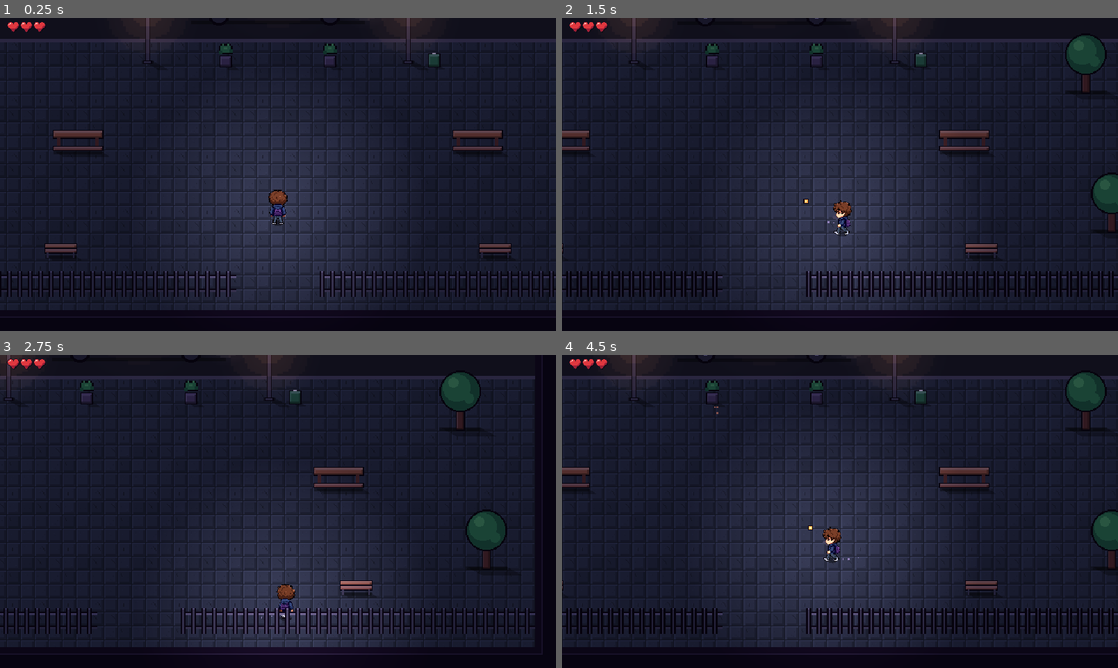
Above: before the commit, frames 1-4 (two rows, left to right).
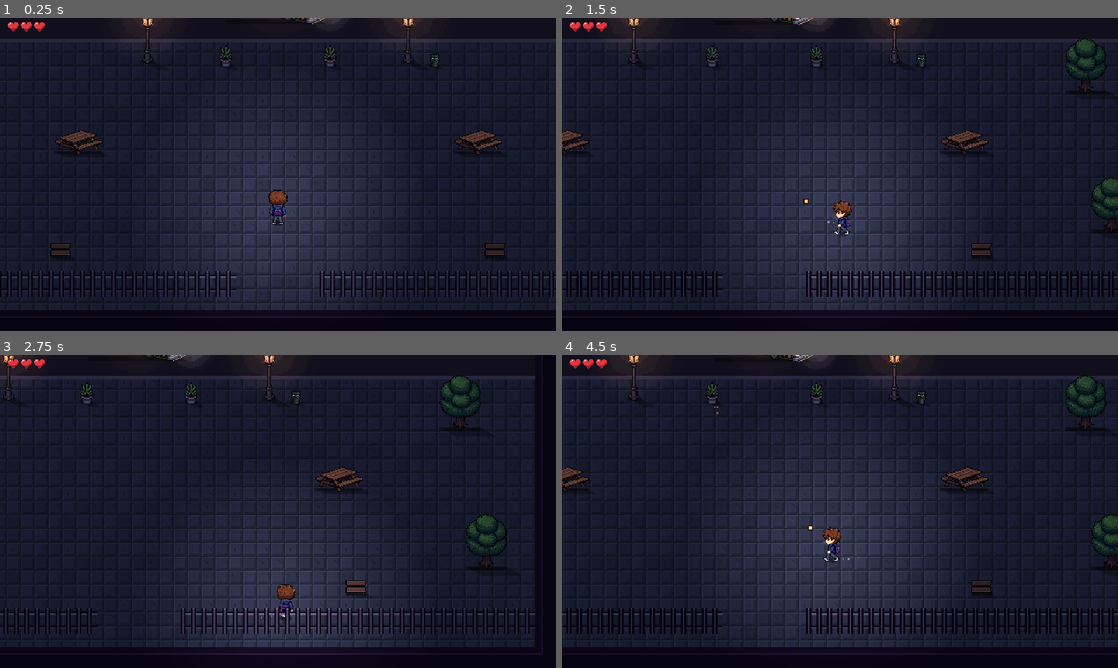
Above: after the commit, the same moments.

Repository: JorgeVitor30/iferno
Game: Godot game, scene res://scenes/main.tscn
Same seed, same stepped clock (60 frames per second), same inputs: the game is played once before the commit and once after it.
Inputs (mouse positions are in pixels of both pictures, inside the frame that each line leads up to):
- Up to frame 1 (0.25 s): no input
- Up to frame 2 (1.5 s): move the mouse to (962, 158) at 0.52 s; hold D (move_right) 0.53-1.28 s; tap Space (dodge) at 0.6 s; move the mouse to (728, 190) at 1.27 s; hold S (move_down) from 1.28 s (still down); click (728, 190) at 1.35 s
- Up to frame 3 (2.75 s): move the mouse to (333, 442) at 2.02 s; release S (move_down) at 2.03 s; hold D (move_right) from 2.03 s (still down); tap Space (dodge) at 2.1 s
- Up to frame 4 (4.5 s): move the mouse to (812, 574) at 2.77 s; release D (move_right) at 2.78 s; hold W (move_up) 2.78-3.53 s; click (812, 574) at 2.85 s; move the mouse to (1006, 558) at 3.52 s; hold A (move_left) from 3.53 s (still down); tap Space (dodge) at 3.6 s; move the mouse to (673, 464) at 4.27 s; click (673, 464) at 4.35 s

The runs differ from the first frame. In frame 1, 1.9% of the frame differs, in the area x 8-92%, y 0-77%; in frame 2, 2.3%, in the area x 0-100%, y 0-77%; in frame 3, 2.1%; in frame 4, 2.3%.

Commit message:
art(props): troca móveis e ônibus por pixel art com cara de 3D
26 objetos de cenário e o ônibus gerados no SpriteCook (Pixel Engine) em
vista 3/4 com topo, frente e lado visíveis. tools/build_clean_props.py
separa o objeto principal e reduz pra densidade do protagonista; prop.gd
usa o sprite quando existe e os tamanhos/colisões seguem as imagens.

Co-Authored-By: Claude Opus 5.5 <noreply@anthropic.com>

Diff:
--- a/scripts/bus.gd
+++ b/scripts/bus.gd
@@ -5,10 +5,11 @@
 
 signal boarded(player: Node2D)
 
-const SIZE := Vector2(212, 96) # tamanho na tela (desenhado em pixel grosso, 106x48 de arte)
+const TEX := preload("res://assets/props/clean/onibus.png") # sprite 3D (SpriteCook)
+const SIZE := Vector2(127, 64)
 
-@export var door_x := 60.0          # centro da porta, relativo ao meio do ônibus
-@export var exhaust := Vector2(-94, -10) # saída do escapamento, relativa à origem
+@export var door_x := 38.0          # centro da porta, relativo ao meio do ônibus
+@export var exhaust := Vector2(-62, -10) # saída do escapamento, relativa à origem
 @export var idle_shake_interval := 0.07 # o motor "pula" 1px nesse ritmo
 
 var _sprite := Node2D.new() # o desenho do ônibus (treme com o motor)
@@ -21,8 +22,8 @@
 	var size := SIZE
 	_sprite.draw.connect(_draw_bus)
 	add_child(_sprite)
-	Fx.glow(_sprite, Vector2(100, -30), 30.0, Color("fce6bd"), 0.6) # farol
-	Fx.glow(_sprite, Vector2(0, -60), 70.0, Color("ffb060"), 0.25)  # luz de dentro
+	Fx.glow(_sprite, Vector2(60, -14), 26.0, Color("fce6bd"), 0.6) # farol
+	Fx.glow(_sprite, Vector2(0, -36), 56.0, Color("ffb060"), 0.25)  # luz de dentro
 	_add_body(size)
 	_add_door()
 	_setup_smoke()
@@ -84,44 +85,12 @@
 				img.set_pixel(x, y, Color.WHITE)
 	return ImageTexture.create_from_image(img)
 
-## Ônibus verde no estilo clean (unidades de arte, 2px cada). Origem = meio da base.
+## Ônibus (sprite 3D), espelhado pra frente ficar virada pra direita. Origem = meio da base.
 func _draw_bus() -> void:
-	var c := _sprite
-	c.draw_set_transform(Vector2.ZERO, 0.0, Vector2(2, 2))
-	var o := Fx.OUTLINE
-	var green := Color("2f7a5a")
-	var green_l := Color("4a9a6a")
-	var green_d := Color("1f5a42")
-	c.draw_rect(Rect2(-50, -1, 100, 2), Color(0, 0, 0, 0.35))      # sombra
-	c.draw_rect(Rect2(-54, -46, 108, 42), o)
-	c.draw_rect(Rect2(-53, -45, 106, 40), green)
-	c.draw_rect(Rect2(-53, -45, 106, 2), green_l)
-	c.draw_rect(Rect2(-53, -12, 106, 7), green_d)                   # saia
-	c.draw_rect(Rect2(-53, -20, 106, 2), Color("e0d8d0"))           # faixa
-	# janelas iluminadas
-	var x := -48
-	while x < 22:
-		c.draw_rect(Rect2(x - 1, -40, 12, 14), o)
-		c.draw_rect(Rect2(x, -39, 10, 12), Color("f0c878"))
-		c.draw_rect(Rect2(x, -39, 10, 2), Color("fce6bd"))
-		x += 14
-	# porta (onde o jogador entra) e para-brisa
-	c.draw_rect(Rect2(26, -40, 14, 35), o)
-	c.draw_rect(Rect2(27, -39, 12, 33), Color("2a3a4a"))
-	c.draw_rect(Rect2(32, -39, 1, 33), o)
-	c.draw_rect(Rect2(43, -40, 9, 20), o)
-	c.draw_rect(Rect2(44, -39, 8, 18), Color("6aa8c8"))
-	c.draw_rect(Rect2(44, -39, 8, 2), Color("bfe3ff"))
-	c.draw_rect(Rect2(50, -14, 3, 3), Color("fce6bd"))               # farol
-	# letreiro
-	c.draw_rect(Rect2(-30, -45, 40, 4), o)
-	# rodas
-	for wx in [-34, 30]:
-		c.draw_circle(Vector2(wx, -4), 6.0, o)
-		c.draw_circle(Vector2(wx, -4), 4.5, Color("2a2838"))
-		c.draw_circle(Vector2(wx, -4), 1.5, Color("8a8498"))
-	c.draw_set_transform(Vector2.ZERO)
-	Fx.text(c, Vector2(-60, -82), "CAMPUS", Color("ffd966"), 11, 80, HORIZONTAL_ALIGNMENT_CENTER)
+	_sprite.draw_rect(Rect2(-SIZE.x / 2.0 + 6, -3, SIZE.x - 8, 5), Color(0, 0, 0, 0.35)) # sombra
+	_sprite.draw_set_transform(Vector2.ZERO, 0.0, Vector2(-1, 1))
+	_sprite.draw_texture(TEX, Vector2(-floorf(SIZE.x / 2.0), -SIZE.y + 2))
+	_sprite.draw_set_transform(Vector2.ZERO)
 
 func _process(delta: float) -> void:
 	# Motor ligado: o corpo do ônibus pula 1px pra cima e pra baixo.
--- a/scripts/prop.gd
+++ b/scripts/prop.gd
@@ -29,37 +29,39 @@
 const CLOTH_L := Color("964a66")
 
 ## tamanho na tela (largura, altura) e faixa sólida (largura, altura) de cada tipo
+## tamanho na tela (largura, altura) = tamanho do sprite, e faixa sólida (largura, altura)
+## na base. Gerado a partir de assets/props/clean/ (tools/build_clean_props.py).
 const KINDS := {
-	"carteira": [Vector2(18, 16), Vector2(18, 6)],
-	"mesa_prof": [Vector2(46, 22), Vector2(46, 10)],
-	"estante": [Vector2(40, 38), Vector2(40, 10)],
-	"bancada": [Vector2(52, 22), Vector2(52, 10)],
-	"mesa_cantina": [Vector2(64, 18), Vector2(64, 8)],
-	"sofa": [Vector2(44, 20), Vector2(44, 10)],
-	"cafeteira": [Vector2(22, 26), Vector2(20, 8)],
-	"vending": [Vector2(24, 40), Vector2(24, 10)],
-	"copiadora": [Vector2(32, 28), Vector2(32, 10)],
-	"pilha_papel": [Vector2(14, 14), Vector2(14, 6)],
-	"balcao": [Vector2(84, 24), Vector2(84, 10)],
-	"catraca": [Vector2(12, 20), Vector2(10, 6)],
-	"vaso": [Vector2(14, 26), Vector2(10, 6)],
-	"bebedouro": [Vector2(12, 22), Vector2(12, 6)],
-	"armarios": [Vector2(48, 40), Vector2(48, 8)],
-	"pc": [Vector2(26, 26), Vector2(26, 8)],
-	"cabine": [Vector2(28, 42), Vector2(28, 8)],
-	"pia": [Vector2(20, 22), Vector2(20, 8)],
-	"pilar": [Vector2(20, 52), Vector2(20, 12)],
-	"lixeira": [Vector2(12, 16), Vector2(10, 6)],
-	"poltronas": [Vector2(58, 20), Vector2(58, 8)],
-	"pulpito": [Vector2(26, 30), Vector2(24, 10)],
-	# frente da faculdade (área externa)
-	"arvore": [Vector2(48, 64), Vector2(16, 8)],
-	"poste": [Vector2(14, 64), Vector2(8, 6)],
-	"banco": [Vector2(36, 18), Vector2(36, 8)],
-	"mesa_piquenique": [Vector2(56, 28), Vector2(56, 14)],
+	"carteira": [Vector2(18, 16), Vector2(16, 6.0)],
+	"mesa_prof": [Vector2(27, 20), Vector2(24, 8)],
+	"estante": [Vector2(40, 38), Vector2(36, 10.0)],
+	"bancada": [Vector2(26, 21), Vector2(23, 8)],
+	"mesa_cantina": [Vector2(64, 18), Vector2(58, 7)],
+	"sofa": [Vector2(26, 20), Vector2(23, 8)],
+	"cafeteira": [Vector2(22, 26), Vector2(20, 8.0)],
+	"vending": [Vector2(24, 40), Vector2(22, 10.0)],
+	"copiadora": [Vector2(31, 28), Vector2(28, 10.0)],
+	"pilha_papel": [Vector2(15, 16), Vector2(14, 6.0)],
+	"balcao": [Vector2(64, 22), Vector2(58, 9)],
+	"catraca": [Vector2(12, 20), Vector2(10.0, 6.0)],
+	"vaso": [Vector2(14, 26), Vector2(10.0, 6.0)],
+	"bebedouro": [Vector2(12, 22), Vector2(12.0, 6.0)],
+	"armarios": [Vector2(48, 40), Vector2(43, 8.0)],
+	"pc": [Vector2(26, 26), Vector2(23, 8.0)],
+	"cabine": [Vector2(28, 42), Vector2(25, 8.0)],
+	"pia": [Vector2(20, 22), Vector2(18, 8.0)],
+	"pilar": [Vector2(20, 52), Vector2(20.0, 12.0)],
+	"lixeira": [Vector2(11, 16), Vector2(10.0, 6.0)],
+	"poltronas": [Vector2(58, 19), Vector2(52, 8.0)],
+	"pulpito": [Vector2(26, 30), Vector2(23, 10.0)],
+	"arvore": [Vector2(48, 64), Vector2(16.0, 8.0)],
+	"poste": [Vector2(16, 64), Vector2(8.0, 6.0)],
+	"banco": [Vector2(24, 18), Vector2(22, 7)],
+	"mesa_piquenique": [Vector2(55, 28), Vector2(50, 11)],
 }
 
 var kind := "carteira"
+var tex: Texture2D # sprite com cara de 3D (SpriteCook); se não tiver, desenha em código
 var _t := 0.0
 var _seed := 0
 
@@ -74,7 +76,10 @@
 	col.shape = rect
 	col.position = Vector2(0, -solid.y / 2.0)
 	add_child(col)
-	set_process(kind in ["bancada", "cafeteira", "vending", "copiadora", "pc", "catraca"])
+	var path := "res://assets/props/clean/%s.png" % kind
+	if ResourceLoader.exists(path):
+		tex = load(path)
+	set_process(tex == null and kind in ["bancada", "cafeteira", "vending", "copiadora", "pc", "catraca"])
 	_add_glows()
 
 ## Retângulo que ocupa visualmente (pra não nascer inimigo em cima).
@@ -127,6 +132,14 @@
 	draw_rect(Rect2(x0, -1.5, w, 2), Color(0, 0, 0, 0.35))
 
 func _draw() -> void:
+	if tex:
+		# sprite 3D: sombra projetada no chão + imagem com a base no ponto de origem
+		var sz := tex.get_size()
+		draw_set_transform(Vector2.ZERO, 0.0, Vector2(A, A))
+		_shadow(sz.x / A, sz.y / A)
+		draw_set_transform(Vector2.ZERO)
+		draw_texture(tex, Vector2(-floorf(sz.x / 2.0), -sz.y + 1))
+		return
 	draw_set_transform(Vector2.ZERO, 0.0, Vector2(A, A))
 	var s: Vector2 = KINDS[kind][0] / A
 	_shadow(s.x, s.y)
--- a/spritecook-assets.json
+++ b/spritecook-assets.json
@@ -225,5 +225,140 @@
     "asset_id": "d85fb458-bc87-4398-800d-1953ba2ac865",
     "file": "assets/sprites/enemies/raw/prof_estatistica.png",
     "label": "inimigo prof_estatistica (estilo clean, de frente)"
+  },
+  {
+    "asset_id": "4b865aa1-0cf0-4301-a044-78887a22219d",
+    "file": "assets/props/clean/raw/vending.png",
+    "label": "vending (pixel art com cara de 3D, pixel-engine-image-v1)"
+  },
+  {
+    "asset_id": "0c838c42-33d9-40d3-b9a9-7dc4e8e126fe",
+    "file": "assets/props/clean/raw/carteira.png",
+    "label": "carteira (pixel art com cara de 3D, pixel-engine-image-v1)"
+  },
+  {
+    "asset_id": "fa45c734-1d87-42b9-8404-e0fd7e4d7969",
+    "file": "assets/props/clean/raw/mesa_prof.png",
+    "label": "mesa_prof (pixel art com cara de 3D, pixel-engine-image-v1)"
+  },
+  {
+    "asset_id": "4baadb35-ba7b-4861-858c-836de608747c",
+    "file": "assets/props/clean/raw/estante.png",
+    "label": "estante (pixel art com cara de 3D, pixel-engine-image-v1)"
+  },
+  {
+    "asset_id": "9904f084-0417-4574-bc8f-84777533c2ea",
+    "file": "assets/props/clean/raw/bancada.png",
+    "label": "bancada (pixel art com cara de 3D, pixel-engine-image-v1)"
+  },
+  {
+    "asset_id": "25fac02b-4b98-4c5a-b38a-af0265639c14",
+    "file": "assets/props/clean/raw/mesa_cantina.png",
+    "label": "mesa_cantina (pixel art com cara de 3D, pixel-engine-image-v1)"
+  },
+  {
+    "asset_id": "db974686-7f7a-4ec0-b81c-17b70d4209ff",
+    "file": "assets/props/clean/raw/sofa.png",
+    "label": "sofa (pixel art com cara de 3D, pixel-engine-image-v1)"
+  },
+  {
+    "asset_id": "92b91cb7-94f9-4934-b817-814eafa4ea37",
+    "file": "assets/props/clean/raw/cafeteira.png",
+    "label": "cafeteira (pixel art com cara de 3D, pixel-engine-image-v1)"
+  },
+  {
+    "asset_id": "f5910f2b-2ddb-4b68-be95-566c9e8af98d",
+    "file": "assets/props/clean/raw/copiadora.png",
+    "label": "copiadora (pixel art com cara de 3D, pixel-engine-image-v1)"
+  },
+  {
+    "asset_id": "af6c8c8c-f021-4165-b1a5-9efbc0d99ba0",
+    "file": "assets/props/clean/raw/pilha_papel.png",
+    "label": "pilha_papel (pixel art com cara de 3D, pixel-engine-image-v1)"
+  },
+  {
+    "asset_id": "a0e007af-6709-4d35-90e5-4121c3b39df1",
+    "file": "assets/props/clean/raw/balcao.png",
+    "label": "balcao (pixel art com cara de 3D, pixel-engine-image-v1)"
+  },
+  {
+    "asset_id": "8dd66531-3d1d-44d4-8abc-d8036172fdf8",
+    "file": "assets/props/clean/raw/catraca.png",
+    "label": "catraca (pixel art com cara de 3D, pixel-engine-image-v1)"
+  },
+  {
+    "asset_id": "8179f057-f12f-4f44-a562-6e6dcbbb6c56",
+    "file": "assets/props/clean/raw/vaso.png",
+    "label": "vaso (pixel art com cara de 3D, pixel-engine-image-v1)"
+  },
+  {
+    "asset_id": "38face5f-2250-49d7-908a-cd6f118111dc",
+    "file": "assets/props/clean/raw/bebedouro.png",
+    "label": "bebedouro (pixel art com cara de 3D, pixel-engine-image-v1)"
+  },
+  {
+    "asset_id": "192a4f77-e254-4c38-b079-58fa23e9617f",
+    "file": "assets/props/clean/raw/armarios.png",
+    "label": "armarios (pixel art com cara de 3D, pixel-engine-image-v1)"
+  },
+  {
+    "asset_id": "59255aab-d269-4425-8d5b-0318207e3269",
+    "file": "assets/props/clean/raw/pc.png",
+    "label": "pc (pixel art com cara de 3D, pixel-engine-image-v1)"
+  },
+  {
+    "asset_id": "88977d6a-9baf-4b37-b36d-2e62a9dbf8aa",
+    "file": "assets/props/clean/raw/cabine.png",
+    "label": "cabine (pixel art com cara de 3D, pixel-engine-image-v1)"
+  },
+  {
+    "asset_id": "25fd518e-ab30-451f-a320-f9df901a5187",
+    "file": "assets/props/clean/raw/pia.png",
+    "label": "pia (pixel art com cara de 3D, pixel-engine-image-v1)"
+  },
+  {
+    "asset_id": "6450d606-8a76-4515-b83a-1ac695d1c49e",
+    "file": "assets/props/clean/raw/pilar.png",
+    "label": "pilar (pixel art com cara de 3D, pixel-engine-image-v1)"
+  },
+  {
+    "asset_id": "f138d736-0ff1-4ca7-878d-6d5feaf5fef8",
+    "file": "assets/props/clean/raw/lixeira.png",
+    "label": "lixeira (pixel art com cara de 3D, pixel-engine-image-v1)"
+  },
+  {
+    "asset_id": "28eb2ea1-f1f7-4e92-bb24-a4355c08080a",
+    "file": "assets/props/clean/raw/poltronas.png",
+    "label": "poltronas (pixel art com cara de 3D, pixel-engine-image-v1)"
+  },
+  {
+    "asset_id": "1d1af7c8-99cd-43b9-83b6-cf467e24ef55",
+    "file": "assets/props/clean/raw/pulpito.png",
+    "label": "pulpito (pixel art com cara de 3D, pixel-engine-image-v1)"
+  },
+  {
+    "asset_id": "d43994a6-9c6c-4be2-84fb-25bfff1d36ea",
+    "file": "assets/props/clean/raw/arvore.png",
+    "label": "arvore (pixel art com cara de 3D, pixel-engine-image-v1)"
+  },
+  {
+    "asset_id": "2cbde736-5315-48c5-94cd-b1d71ce01589",
+    "file": "assets/props/clean/raw/poste.png",
+    "label": "poste (pixel art com cara de 3D, pixel-engine-image-v1)"
+  },
+  {
+    "asset_id": "7b107a6e-9d36-4898-892a-0f84092e0779",
+    "file": "assets/props/clean/raw/banco.png",
+    "label": "banco (pixel art com cara de 3D, pixel-engine-image-v1)"
+  },
+  {
+    "asset_id": "e437509b-8829-41cd-8ec3-d0f07c547e18",
+    "file": "assets/props/clean/raw/mesa_piquenique.png",
+    "label": "mesa_piquenique (pixel art com cara de 3D, pixel-engine-image-v1)"
+  },
+  {
+    "asset_id": "884fe1f2-fd23-4484-ad72-956d88a314d2",
+    "file": "assets/props/clean/raw/onibus.png",
+    "label": "onibus (pixel art com cara de 3D, pixel-engine-image-v1)"
   }
 ]
Binary file added: assets/props/clean/armarios.png
Not shown, added: assets/props/clean/armarios.png.import
Binary file added: assets/props/clean/arvore.png
Not shown, added: assets/props/clean/arvore.png.import
Binary file added: assets/props/clean/balcao.png
Not shown, added: assets/props/clean/balcao.png.import
Binary file added: assets/props/clean/bancada.png
Not shown, added: assets/props/clean/bancada.png.import
Binary file added: assets/props/clean/banco.png
Not shown, added: assets/props/clean/banco.png.import
Binary file added: assets/props/clean/bebedouro.png
Not shown, added: assets/props/clean/bebedouro.png.import
(and 71 more such lines)
